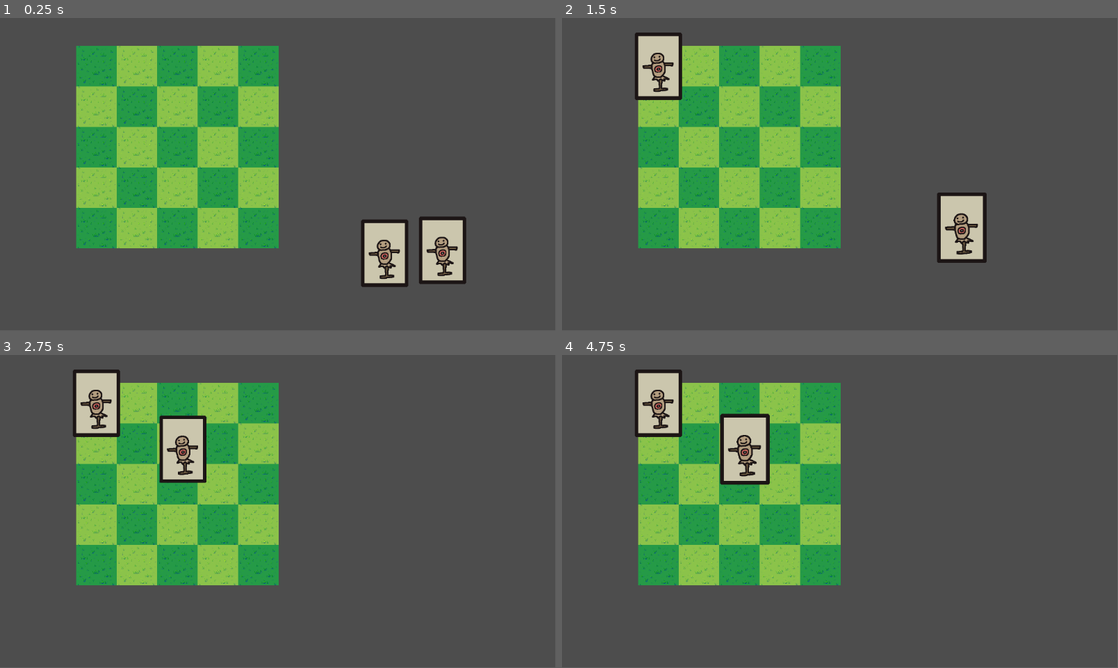
Above: before the commit, frames 1-4 (two rows, left to right).
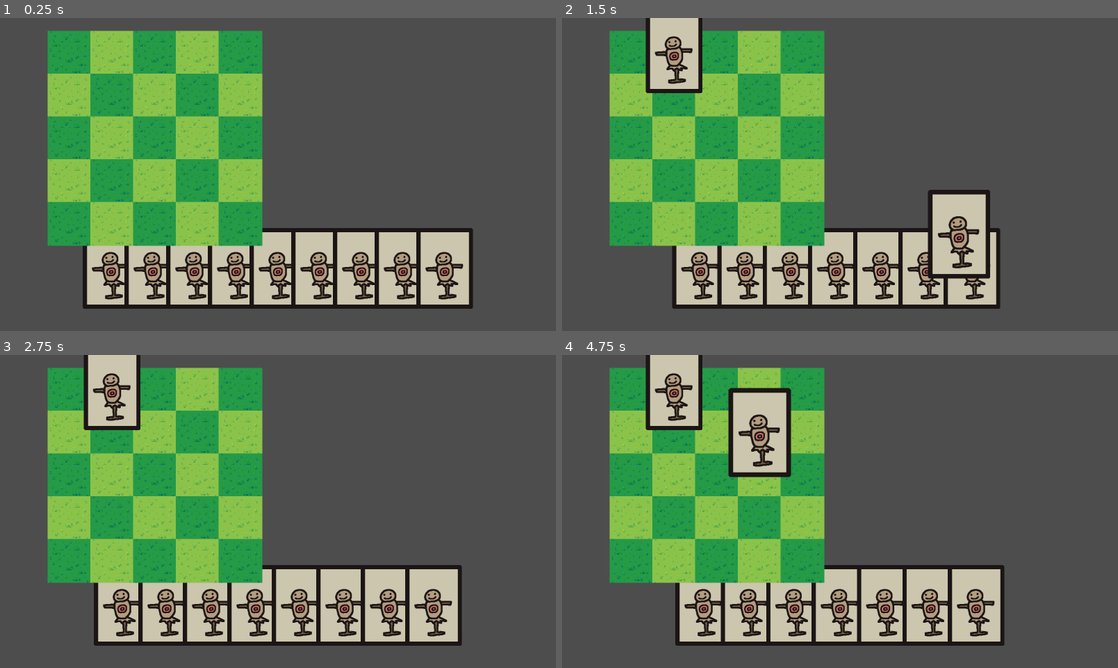
Above: after the commit, the same moments.

Repository: Somebody-somewher/orbital-godot-proj
Game: Godot game, scene res://Test.tscn
Two runs of this game, one before a commit and one after it. Both use one fixed random seed, a clock stepped at 60 frames per second and the inputs below.
Inputs (mouse positions are in pixels of both pictures, inside the frame that each line leads up to):
- Up to frame 1 (0.25 s): no input
- Up to frame 2 (1.5 s): tap Enter at 0.5 s; drag from (945, 252) to (656, 64) at 0.52 s; drag from (1006, 249) to (656, 64) at 1.27 s
- Up to frame 3 (2.75 s): move the mouse to (333, 442) at 2.02 s; click (333, 442) at 2.1 s
- Up to frame 4 (4.75 s): tap Space at 2.75 s; drag from (812, 574) to (745, 448) at 2.77 s; move the mouse to (1006, 558) at 3.52 s; click (1006, 558) at 3.6 s; tap Enter at 4.25 s; drag from (673, 464) to (756, 433) at 4.27 s
In our replay, the window is 799x449 before the commit and 800x450 after it. These sizes can differ from the game's own. Grey fills any space a smaller window leaves; there, only what the larger window draws over its background counts as a difference.

The runs differ from the first frame. In frame 1, 34% of the frame differs, in the area x 8-86%, y 4-93%; in frame 2, 34%; in frame 3, 36%, in the area x 8-84%, y 0-93%; in frame 4, 35%.

Commit message:
Card Hand and Sexy Animations
yea boii

Diff:
--- a/Test.tscn
+++ b/Test.tscn
@@ -1,7 +1,7 @@
 [gd_scene load_steps=4 format=3 uid="uid://sjlfgs6se1t8"]
 
-[ext_resource type="PackedScene" uid="uid://8dgw8wdiub72" path="res://scenes/Card.tscn" id="1_myinc"]
 [ext_resource type="Script" uid="uid://q3ayn1o0618v" path="res://scripts/card_manager.gd" id="1_njov2"]
+[ext_resource type="Script" uid="uid://dcaf113x8c28p" path="res://scripts/player_hand.gd" id="4_8tn2x"]
 [ext_resource type="Script" uid="uid://6i6an4l8cw12" path="res://scripts/board.gd" id="4_ivycn"]
 
 [node name="Board Manager" type="Node2D"]
@@ -9,11 +9,8 @@
 [node name="Card Manager" type="Node2D" parent="."]
 script = ExtResource("1_njov2")
 
-[node name="Card" parent="Card Manager" instance=ExtResource("1_myinc")]
-position = Vector2(798, 488)
-
-[node name="Card2" parent="Card Manager" instance=ExtResource("1_myinc")]
-position = Vector2(918, 482)
-
 [node name="Board" type="Node2D" parent="."]
 script = ExtResource("4_ivycn")
+
+[node name="PlayerHand" type="Node2D" parent="."]
+script = ExtResource("4_8tn2x")
--- a/project.godot
+++ b/project.godot
@@ -12,9 +12,13 @@
 
 config/name="Orbital"
 run/main_scene="res://Test.tscn"
-
 config/features=PackedStringArray("4.4", "GL Compatibility")
 config/icon="res://sprites/icon.svg"
+
+[display]
+
+window/size/viewport_width=1600
+window/size/viewport_height=900
 
 [input]
 
--- a/scenes/Card.tscn
+++ b/scenes/Card.tscn
@@ -7,7 +7,6 @@
 size = Vector2(161, 230)
 
 [node name="Card" type="Node2D"]
-scale = Vector2(0.6, 0.6)
 script = ExtResource("1_hael8")
 
 [node name="Sprite2D" type="Sprite2D" parent="."]
--- a/scripts/board.gd
+++ b/scripts/board.gd
@@ -1,8 +1,9 @@
 extends Node2D
 
 const spawn_pos = Vector2(200,100)
-const tile_size = 84
+const tile_size = 82
 const BOARD_SIZE = 5
+const BOARD_SCALE = 1.5
 var board_matrix
 
 
@@ -30,9 +31,10 @@
 
 func spawn_tile(i, j):
 	var tile_instance = tile.instantiate()
-	add_child(tile_instance)
-	tile_instance.position = spawn_pos + Vector2(i * tile_size, j * tile_size)
+	tile_instance.position = spawn_pos + Vector2(i * tile_size * BOARD_SCALE, j * tile_size * BOARD_SCALE)
 	if (i + j) % 2 == 0:
 		tile_instance.get_node("Sprite2D").texture = grass_dark
+	tile_instance.scale = tile_instance.scale * BOARD_SCALE
 
+	add_child(tile_instance)
 	return tile_instance
--- a/scripts/card.gd
+++ b/scripts/card.gd
@@ -1,6 +1,4 @@
 extends Node2D
-
-var CARD_SIZE = 0.6
 
 signal mouse_on
 signal mouse_off
--- a/scripts/card_manager.gd
+++ b/scripts/card_manager.gd
@@ -9,8 +9,11 @@
 const FLIP_COLLISION_MASK = 3 ##detect if card should flip over and transform into structure
 const CARD_EASE = 0.1
 
+var player_hand_ref
+
 func _ready() -> void:
 	screen_size = get_viewport_rect().size
+	player_hand_ref = $"../PlayerHand"
 
 
 func _process(delta: float) -> void:
@@ -33,7 +36,7 @@
 
 func start_drag(card):
 	card_dragged = card
-
+	player_hand_ref.remove_from_hand(card_dragged)
 	var tile_check = select_raycast(TILE_COLLISION_MASK)
 	if tile_check:
 		tile_check.tile_built = false
@@ -53,6 +56,8 @@
 		card_dragged.position = tile_check.position
 		tile_check.tile_built = true
 		##card_dragged.get_node("Area2D/CollisionShape2D").disabled = true
+	else:
+		player_hand_ref.add_to_hand(card_dragged)
 	card_dragged = null
 
 ##returns id of objects clicked on (which card)
@@ -100,9 +105,16 @@
 
 func highlight_card(card, hovering):
 	if hovering:
-		card.scale = Vector2(card.CARD_SIZE * 1.05, card.CARD_SIZE * 1.05)
+		card.scale *=  1.1
+		##card.position -= Vector2(0, 30)
 		card.get_parent().move_child(card, -1)
 		card.z_index = 2
 	else:
-		card.scale = Vector2(card.CARD_SIZE, card.CARD_SIZE)
+		card.scale = card.scale / 1.1
+		##card.position += Vector2(0, 30)
 		card.z_index = 1
+
+func animate_card(card, position, scale):
+	var tween = get_tree().create_tween()
+	tween.tween_property(card, "scale", scale, 0.1)
+	tween.tween_property(card, "position", position, 0.1)
--- /dev/null
+++ b/scripts/player_hand.gd
@@ -0,0 +1,51 @@
+extends Node2D
+
+const card_scene = preload("res://scenes/Card.tscn")
+const SAMPLE_SIZE = 9
+
+
+var centre_x
+var screen_size
+
+const MAX_HAND_RATIO = 0.6 ##ratio of hand width to screen
+const HAND_Y_RATIO = 0.8
+
+
+var hand_arr = []
+
+# Called when the node enters the scene tree for the first time.
+func _ready() -> void:
+	screen_size = get_viewport().size
+	centre_x = screen_size.x/2
+	for i in range(SAMPLE_SIZE):
+		add_to_hand(spawn_card())
+
+
+
+func add_to_hand(card):
+	hand_arr.insert(hand_arr.size(), card)
+	update_hand_pos()
+
+func remove_from_hand(card):
+	if card in hand_arr:
+		hand_arr.erase(card)
+		update_hand_pos()
+
+##sets card to nice positions
+func update_hand_pos():
+	var hand_size := hand_arr.size() as float
+	var hand_ratio = clamp(hand_size * 0.07, 0, MAX_HAND_RATIO)
+	for i in range(hand_size):
+		var new_x = centre_x if hand_size == 1 else (i - (hand_size - 1)/2) * screen_size.x * hand_ratio / (hand_size - 1) + centre_x
+		var card = hand_arr[i]
+		animate_card_to_pos(card, Vector2(new_x, screen_size.y * HAND_Y_RATIO))
+
+func animate_card_to_pos(card, position):
+	var tween = get_tree().create_tween()
+	tween.tween_property(card, "position", position, 0.2)
+
+func spawn_card():
+	var new_card = card_scene.instantiate()
+	new_card.position = Vector2(centre_x, get_viewport().size.y/2)
+	$"../Card Manager".add_child(new_card)
+	return new_card
Not shown, added: scripts/player_hand.gd.uid
